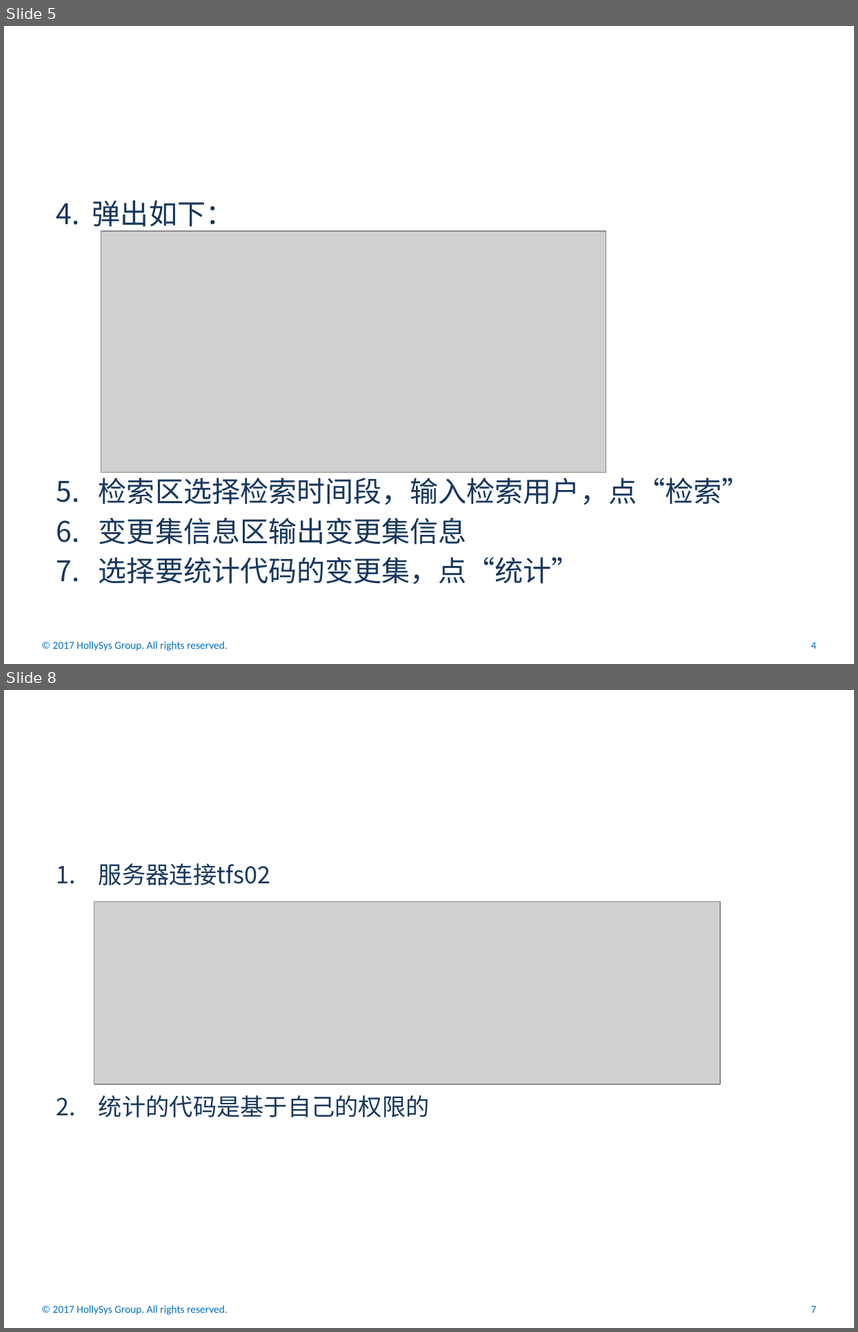
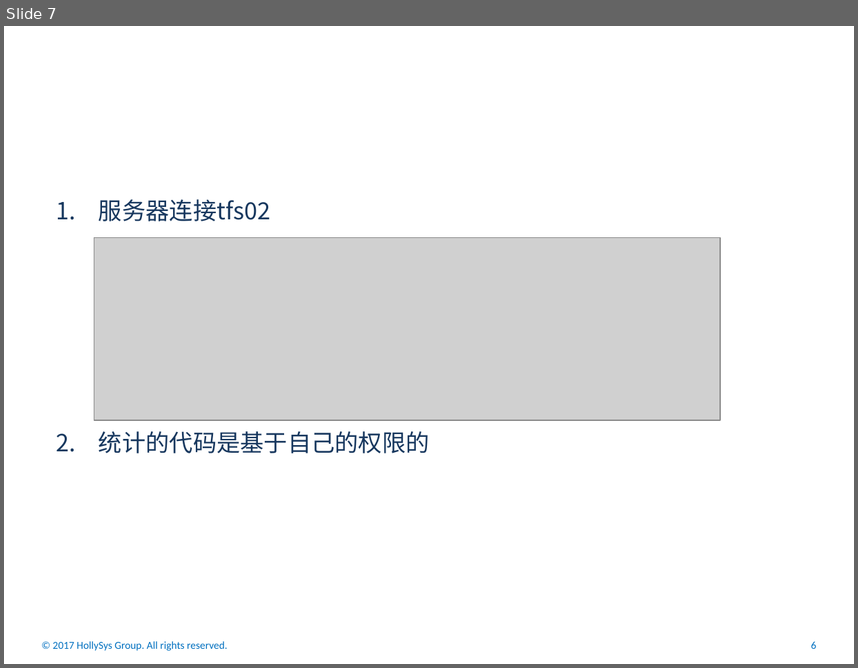
Before and after one commit to mummily/Hollysys, a slide deck: 杂项.AT/其它/TFS代码统计工具介绍.pptx. Shown one above the other, each under a label of ours: slides 5 and 8 before the commit, slide 7 after it; the slides between them are not shown. The pictures are 858x1332 and 858x668 pixels, drawn with LibreOffice and Linux fonts; fonts in the diff are those of the drawing; grey boxes stand for pictures; background and template pictures are left out. Boxes give left, top, right and bottom in pixels: in the first picture for what was removed or moved away, otherwise in the second. Text is boxed around its words. In the diff, an @@ line names an element or a change of style, - is before the commit and + after.

```diff
--- a/杂项.AT/其它/TFS代码统计工具介绍.pptx
+++ b/杂项.AT/其它/TFS代码统计工具介绍.pptx
@@ slide 5 removed at (x1=4, y1=26, x2=854, y2=664), background #CCE8CF @@
@@ text removed at (x1=56, y1=200, x2=751, y2=584) @@
-4. 弹出如下：
-5. 检索区选择检索时间段，输入检索用户，点“检索”
-6. 变更集信息区输出变更集信息
-7. 选择要统计代码的变更集，点“统计”
@@ title removed at (x1=92, y1=200, x2=751, y2=505) @@
-如何使用
@@ picture removed at (x1=101, y1=231, x2=606, y2=472) @@
@@ text removed at (x1=53, y1=641, x2=817, y2=650) @@
-© 2017 HollySys Group. All rights reserved. 4
@@ what was slide 8 is now slide 7 @@
@@ text at (x1=53, y1=641, x2=817, y2=650): text changed @@
-© 2017 HollySys Group. All rights reserved. 7
+© 2017 HollySys Group. All rights reserved. 6
```
Also in this commit, not shown: 5 slides changed, 2 other files.
